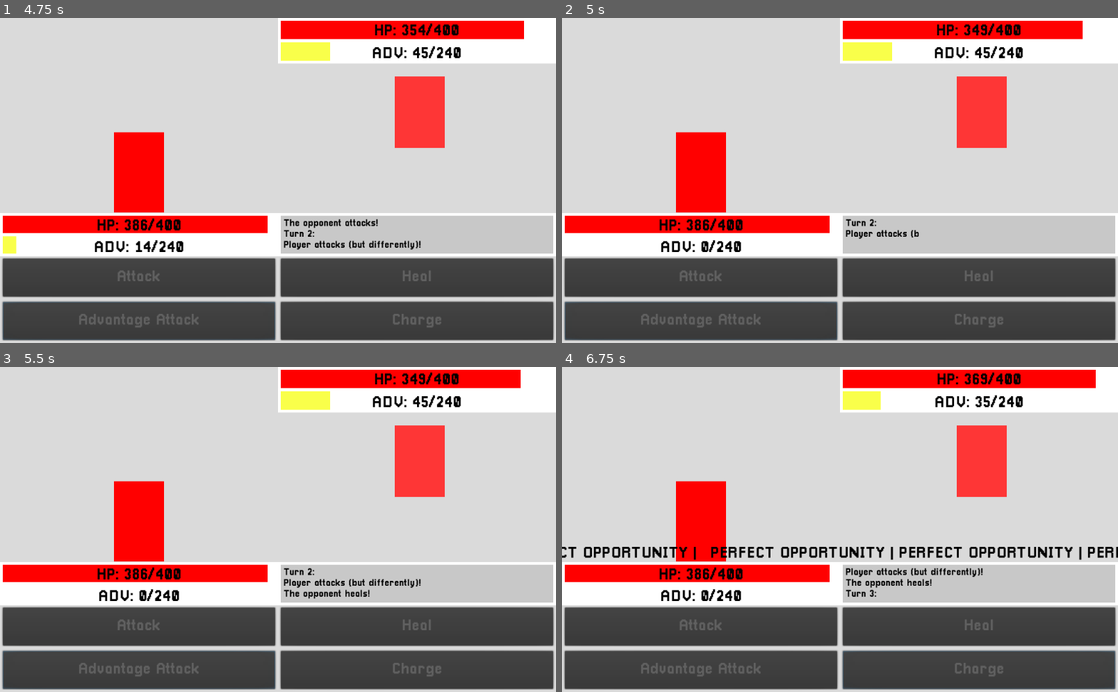
Above: before the commit, frames 1-4 (two rows, left to right).
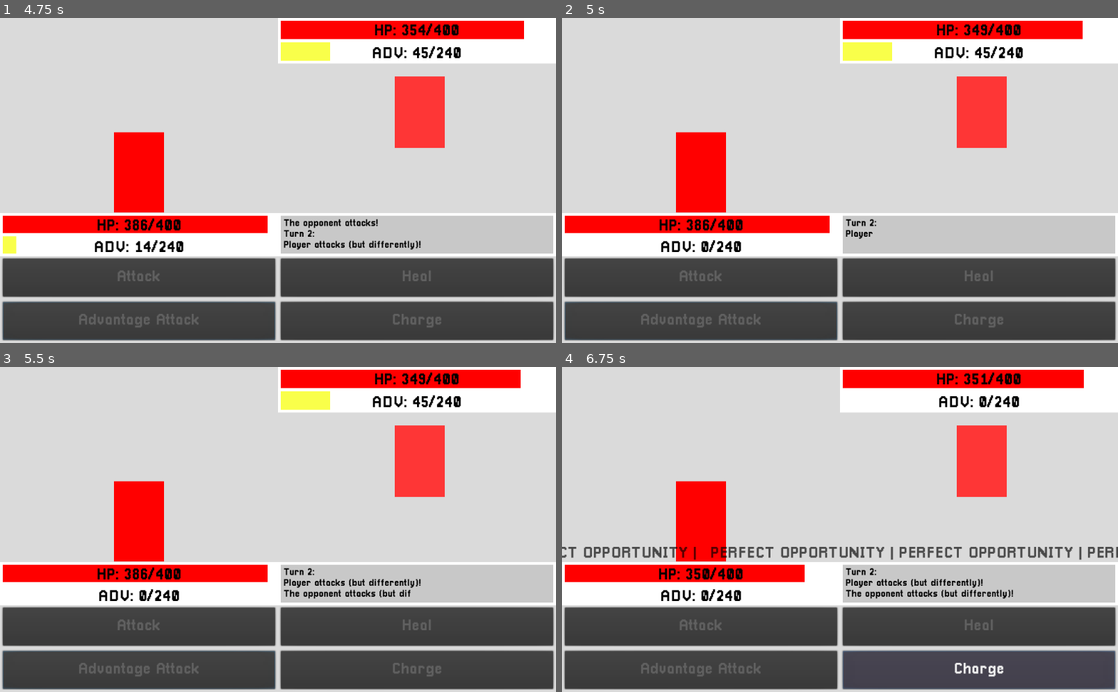
Above: after the commit, the same moments.

Repository: ArtlessAvian/kind-opponent
Game: Godot game, scene res://gameingame/BattleWView.tscn
Same seed, same stepped clock (60 frames per second), same inputs: the game is played once before the commit and once after it.
Inputs (mouse positions are in pixels of both pictures, inside the frame that each line leads up to):
- Up to frame 1 (4.75 s): click "Attack" at 0.5 s; tap Enter (ui_accept) at 1.25, 1.52, 2.27, 3.5, 4.25, 4.52 s; move the mouse to (417, 31) at 1.27 s; click (417, 31) at 1.35 s; move the mouse to (417, 53) at 2.02 s; click (417, 53) at 2.1 s; click "Advantage Attack" at 2.75 s; move the mouse to (139, 226) at 3.52 s; click (139, 226) at 3.6 s; move the mouse to (139, 248) at 4.27 s; click (139, 248) at 4.35 s
- Up to frame 2 (5 s): no input
- Up to frame 3 (5.5 s): move the mouse to (417, 584) at 5.02 s; click (417, 584) at 5.1 s; tap Enter (ui_accept) at 5.27 s
- Up to frame 4 (6.75 s): tap Enter (ui_accept) at 5.75, 6.02 s; move the mouse to (673, 480) at 5.77 s; click (673, 480) at 5.85 s; click (979, 669) at 6.5 s, where only the run before the commit has a clickable "Charge"

Frame 1 is identical in both runs. In frame 2, less than 0.1% of the frame differs, in the area x 56-65%, y 65-68%; in frame 3, 0.2%; in frame 4, 4.2%, in the area x 0-100%, y 0-96%.

Commit message:
Tweak AI heal weight function

Diff:
--- a/gameingame/Battle.gd
+++ b/gameingame/Battle.gd
@@ -36,7 +36,7 @@
 	var weights = [
 		10, \
 		16 * exp(- pow($Opponent.advantage - 100, 2) / 2450), \
-		pow($Opponent.last_damage / 40, 1.2) * 10 + ($Opponent.max_health - $Opponent._health) / 10, \
+		pow($Opponent.last_damage / 45, 1.2) * 10 + 1200 / ($Opponent._health+10), \
 		10 - 5 * atan(0.03 * ($Opponent.advantage - 80)) \
 	]
 
